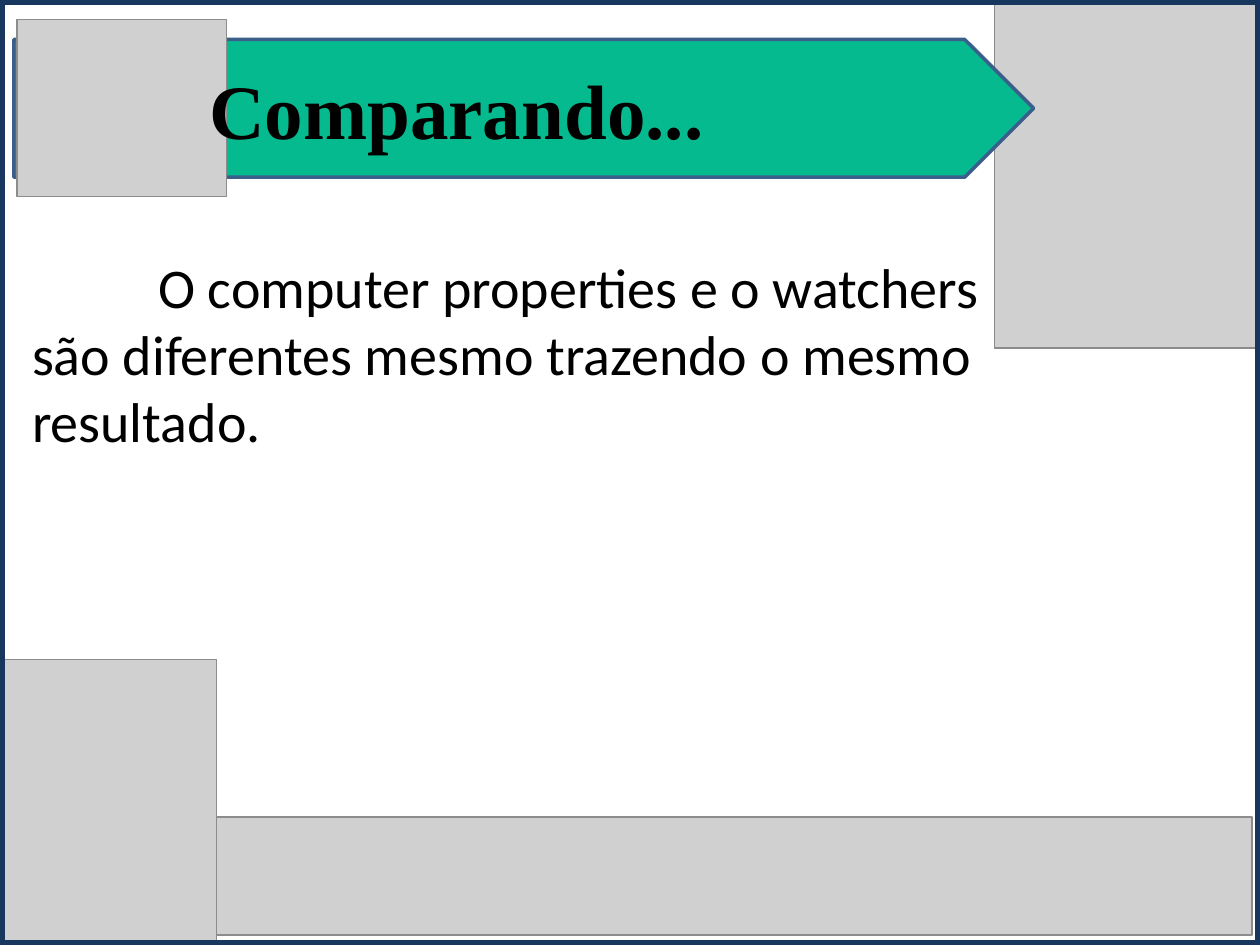
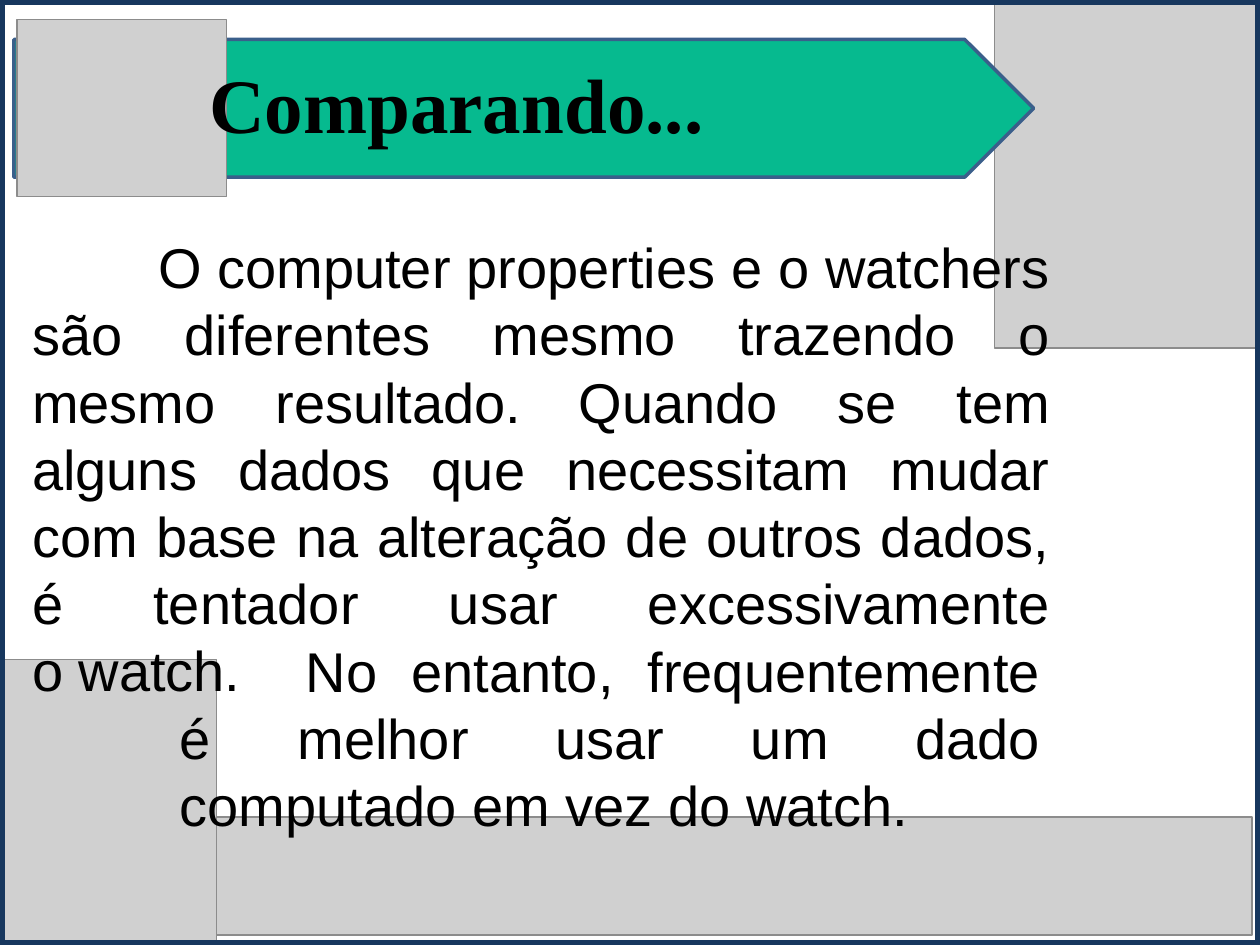
Before and after one commit to isamartins/t018_DesenvolvimentoWeb, a slide deck: slide 11 of trabalho_av2/Vuejs_Apresentacao.pptx (slide 8 before the commit). Drawn at 1260x945 pixels with LibreOffice and Linux fonts; fonts in the diff are those of the drawing; grey boxes stand for pictures. Boxes give left, top, right and bottom in pixels: in the first picture for what was removed or moved away, otherwise in the second. Text is boxed around its words. In the diff, an @@ line names an element or a change of style, - is before the commit and + after.

```diff
--- a/trabalho_av2/Vuejs_Apresentacao.pptx
+++ b/trabalho_av2/Vuejs_Apresentacao.pptx
@@ text "Comparando..." at (209, 73, 703, 148): line spacing 1 to 0.9 @@
@@ text at (32, 244, 1050, 625): text changed; font Calibri to Arial @@
-O computer properties e o watchers são diferentes mesmo trazendo o mesmo resultado.
+O computer properties e o watchers são diferentes mesmo trazendo o mesmo resultado. Quando se tem alguns dados que necessitam mudar com base na alteração de outros dados, é tentador usar excessivamente o watch.
@@ text added at (180, 651, 1040, 837), 32 pt, text #000000 @@
+No entanto, frequentemente é melhor usar um dado computado em vez do watch.
```
Also in this commit, not shown: 10 other slides changed, 5 slides added, 1 slide removed, 3 other files.
